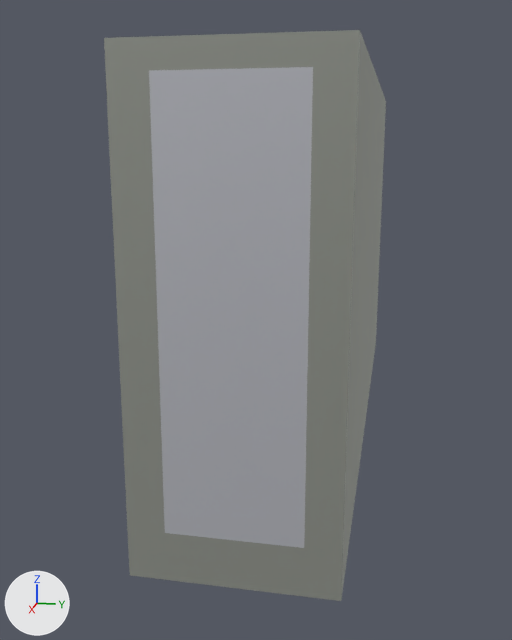
The glTF model Rogue-Robots/Assets/Models/Temporary_Assets/Door.gltf as it was, and as the next commit left it.
One viewpoint serves both versions: a 50 mm camera at (8.16, 0.87, 1.34) aimed at (0.4, -0.68, -0.6). The axes (+X, +Y, +Z) are drawn at lower left. The lights are the same throughout. Vertices at the same position are counted once.

Names of what the first picture shows: 'SM_Transporter_01'.
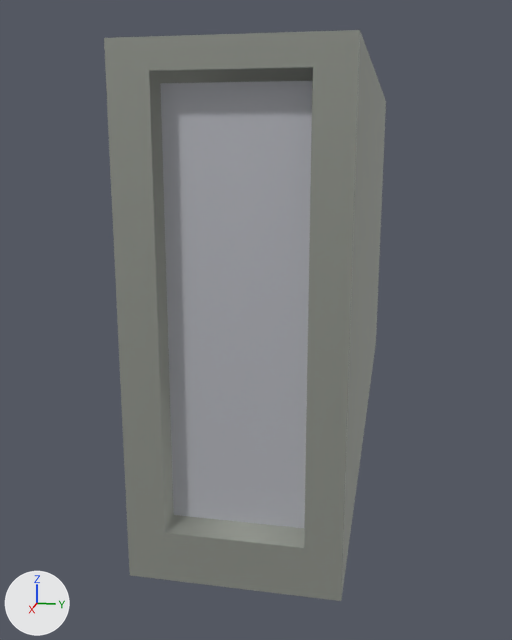
Commit message: Fix door model

What changed in the scene script:
```text
Change me_mesh_090:
    used by ob_sm_transporter_01; location = (0.0, 0.0, 0.0)
    remove me_mesh_090.from_pydata(...)  # 60 vertices, 118 faces; spans x -3.35..3.65, y -1.12..0.59, z -1.84..2.0
    add me_mesh_090.from_pydata(...)  # 68 vertices, 134 faces; spans x -3.35..3.65, y -1.12..0.59, z -1.84..2.0
    me_mesh_090 part 1
    2 faces are deleted
    4 vertices are added at (3.5, 0.3, -1.38), (3.5, -0.7, -1.38), (3.5, 0.3, 1.73), (3.5, -0.7, 1.73)
    10 new faces join them
```

Changed parts and their boxes (x1, y1, x2, y2) in the pictures (512 x 640 px):
part 1 of me_mesh_090, built on: (149, 67, 313, 548) in both
